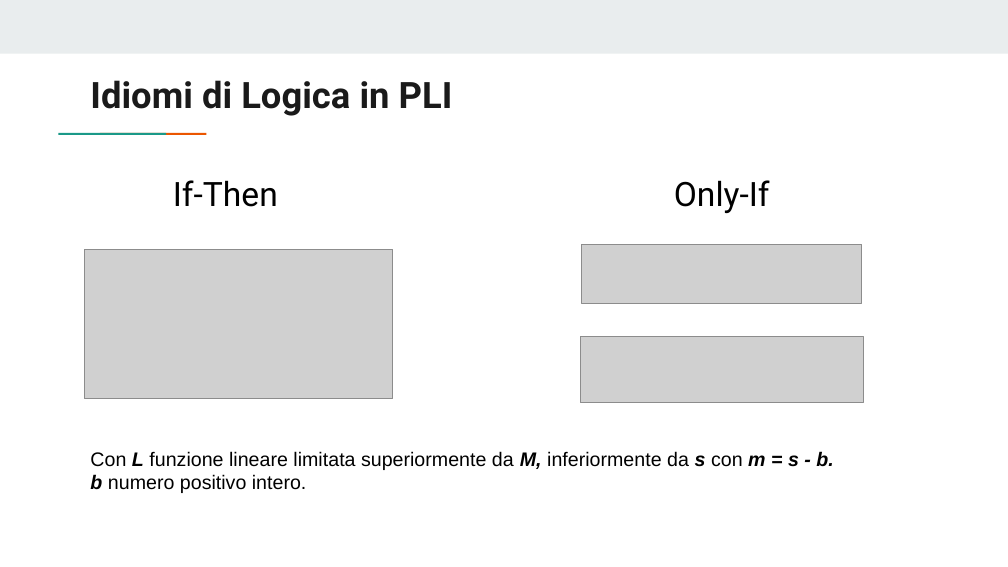
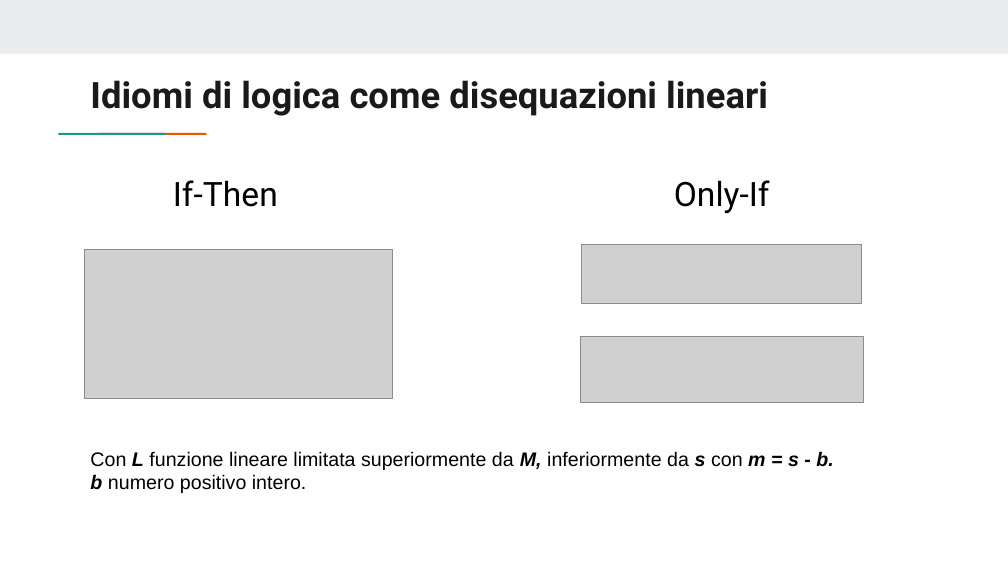
Before and after one commit to avivace/dna-recombination, a slide deck: slide 10 of thesis/slides/slides.pptx (slide 9 before the commit). Drawn at 1008x567 pixels with LibreOffice and Linux fonts; fonts in the diff are those of the drawing; grey boxes stand for pictures. Boxes give left, top, right and bottom in pixels: in the first picture for what was removed or moved away, otherwise in the second. Text is boxed around its words. In the diff, an @@ line names an element or a change of style, - is before the commit and + after.

```diff
--- a/thesis/slides/slides.pptx
+++ b/thesis/slides/slides.pptx
@@ title at <box>90,80,768,116</box>: text changed @@
-Idiomi di Logica in PLI
+Idiomi di logica come disequazioni lineari
```
Also in this commit, not shown: 3 other slides changed, 4 slides added, 3 slides removed, 1 other file.
